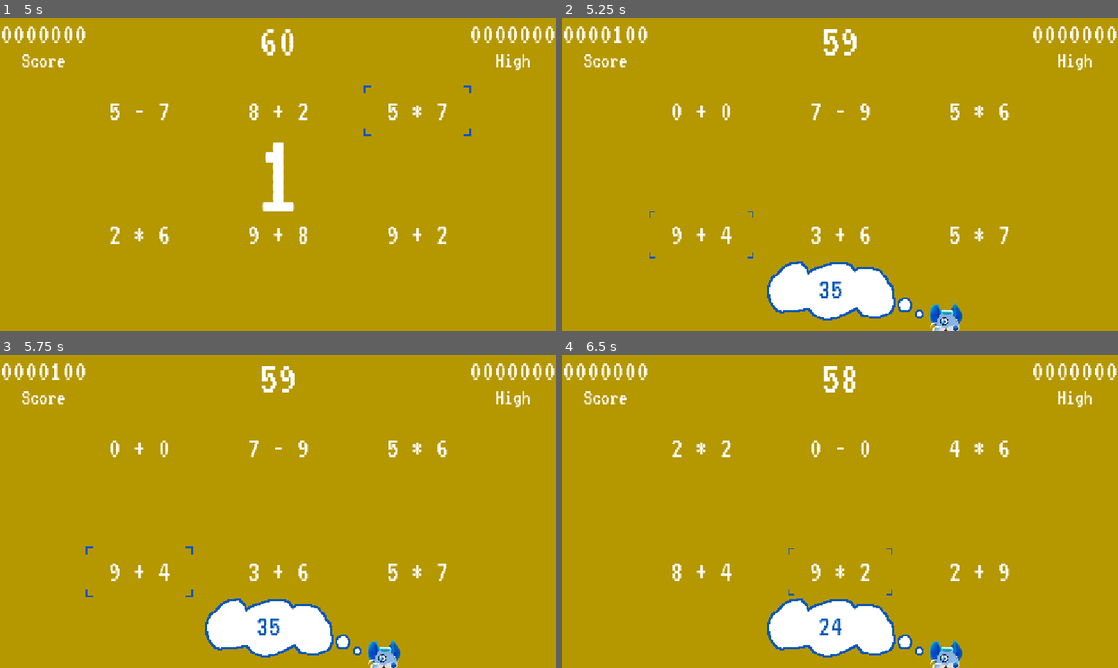
Above: before the commit, frames 1-4 (two rows, left to right).
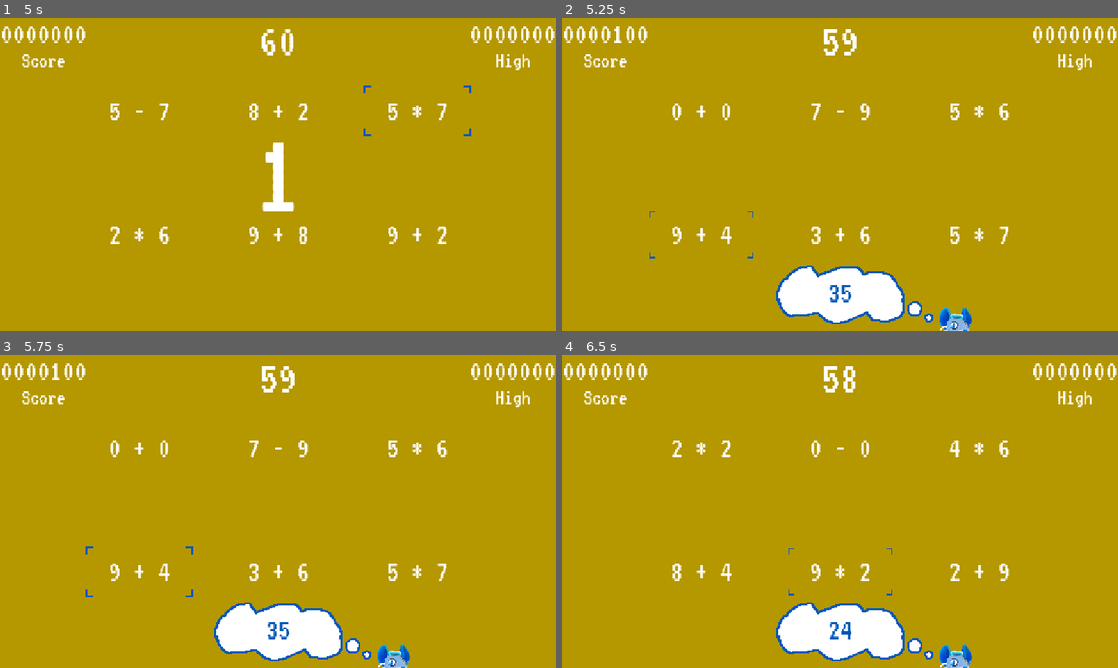
Above: after the commit, the same moments.

Repository: sdepouw/mathematics-and-cheese
Game: Godot game, scene res://Scenes/Root/root.tscn
The game is run twice, just before and just after one commit, with the same random seed, the same clock (stepped at 60 frames per second) and the same inputs.
Inputs (mouse positions are in pixels of both pictures, inside the frame that each line leads up to):
- Up to frame 1 (5 s): tap Enter at 0.5 s; move the mouse to (400, 158) at 0.52 s; hold D (move_right) 0.53-1.28 s; tap Space (confirm) at 0.6, 1.25, 1.35, 2.75, 2.85, 3.5, 3.6, 4.35 s; click (400, 158) at 0.67 s; move the mouse to (166, 190) at 1.27 s; hold S (move_down) 1.28-2 s; click "Start Game" at 2 s; move the mouse to (139, 111) at 2.77 s; hold D (move_right) 2.78-3.53 s; click (139, 111) at 2.92 s; move the mouse to (278, 111) at 3.52 s; hold W (move_up) 3.53-4.28 s; click (278, 111) at 3.67 s; move the mouse to (417, 111) at 4.27 s; hold A (move_left) from 4.28 s (still down); click (417, 111) at 4.42 s
- Up to frame 2 (5.25 s): keep holding A (move_left); tap Space (confirm) at 5, 5.1 s; move the mouse to (701, 233) at 5.02 s; click (701, 233) at 5.17 s
- Up to frame 3 (5.75 s): keep holding A (move_left)
- Up to frame 4 (6.5 s): move the mouse to (840, 570) at 5.77 s; release A (move_left) at 5.78 s; hold S (move_down) from 5.78 s (still down); tap Space (confirm) at 5.85 s; click (840, 570) at 5.92 s

Frame 1 is identical in both runs. In frame 2, 2.3% of the frame differs, in the area x 36-74%, y 77-100%; in frame 3, 2.3%; in frame 4, 2.3%.

Commit message:
Extract 'Bluey Answer' scene
Contains the answer display, Bluey, and Bluey's thought bubble

Diff:
--- /dev/null
+++ b/Game/Scenes/BlueyAnswer/bluey_answer.gd
@@ -0,0 +1,9 @@
+@icon("res://bluey.png")
+class_name BlueyAnswer
+extends Node2D
+
+@onready var _answer_label: Label = $ThoughtBubbleSprite/AnswerLabel
+
+## Sets the value Bluey is thinking of
+func set_answer(answer: int) -> void:
+  _answer_label.text = str(answer)
--- /dev/null
+++ b/Game/Scenes/BlueyAnswer/bluey_answer.tscn
@@ -0,0 +1,66 @@
+[gd_scene load_steps=8 format=3 uid="uid://bya2bspfpyt0c"]
+
+[ext_resource type="Texture2D" uid="uid://dklqwpc1h5akg" path="res://Assets/Art/thought_bubble_sheet.png" id="1_46xgr"]
+[ext_resource type="Script" uid="uid://c6xg6ptakmxqt" path="res://Scenes/BlueyAnswer/bluey_answer.gd" id="1_rct2w"]
+[ext_resource type="Texture2D" uid="uid://dq1gwfal68ugg" path="res://bluey.png" id="2_rct2w"]
+
+[sub_resource type="AtlasTexture" id="AtlasTexture_xfil1"]
+atlas = ExtResource("1_46xgr")
+region = Rect2(0, 0, 400, 150)
+
+[sub_resource type="AtlasTexture" id="AtlasTexture_huoen"]
+atlas = ExtResource("1_46xgr")
+region = Rect2(400, 0, 400, 150)
+
+[sub_resource type="AtlasTexture" id="AtlasTexture_7jvlm"]
+atlas = ExtResource("1_46xgr")
+region = Rect2(800, 0, 400, 150)
+
+[sub_resource type="SpriteFrames" id="SpriteFrames_oymkd"]
+animations = [{
+"frames": [{
+"duration": 1.0,
+"texture": SubResource("AtlasTexture_xfil1")
+}, {
+"duration": 1.0,
+"texture": SubResource("AtlasTexture_huoen")
+}, {
+"duration": 1.0,
+"texture": SubResource("AtlasTexture_7jvlm")
+}],
+"loop": true,
+"name": &"thinking",
+"speed": 5.0
+}]
+
+[node name="BlueyAnswer" type="Node2D"]
+script = ExtResource("1_rct2w")
+
+[node name="ThoughtBubbleSprite" type="AnimatedSprite2D" parent="."]
+sprite_frames = SubResource("SpriteFrames_oymkd")
+animation = &"thinking"
+autoplay = "thinking"
+metadata/_edit_group_ = true
+
+[node name="AnswerLabel" type="Label" parent="ThoughtBubbleSprite"]
+anchors_preset = 8
+anchor_left = 0.5
+anchor_top = 0.5
+anchor_right = 0.5
+anchor_bottom = 0.5
+offset_left = -329.5
+offset_top = -115.0
+offset_right = -150.5
+offset_bottom = -50.0
+grow_horizontal = 2
+grow_vertical = 2
+theme_override_colors/font_color = Color(0, 0.341176, 0.72549, 1)
+text = "1"
+horizontal_alignment = 1
+vertical_alignment = 1
+metadata/_edit_use_anchors_ = true
+
+[node name="BlueySprite" type="Sprite2D" parent="ThoughtBubbleSprite"]
+position = Vector2(200, 58.0001)
+scale = Vector2(0.273437, 0.273437)
+texture = ExtResource("2_rct2w")
--- a/Game/Scenes/Game/game.gd
+++ b/Game/Scenes/Game/game.gd
@@ -7,7 +7,7 @@
 signal game_ended()
 
 @onready var _equation_board: EquationBoard = $EquationBoard
-@onready var _answer_to_hit_label: Label = $ThoughtBubbleSprite/AnswerToHitLabel
+@onready var _bluey: BlueyAnswer = $BlueyAnswer
 @onready var _hud: HUD = $HUD
 @onready var _game_timer: Timer = $GameTimer
 @onready var _countdown_timer: Timer = $CountdownTimer
@@ -22,7 +22,7 @@
 var _answer_to_hit: int:
   set(value):
     _answer_to_hit = value
-    _answer_to_hit_label.text = str(value)
+    _bluey.set_answer(value)
 var _game_on: bool
 
 # Scoring
--- a/Game/Scenes/Game/game.tscn
+++ b/Game/Scenes/Game/game.tscn
@@ -1,42 +1,12 @@
-[gd_scene load_steps=15 format=3 uid="uid://55o2ddpjh5ds"]
+[gd_scene load_steps=10 format=3 uid="uid://55o2ddpjh5ds"]
 
 [ext_resource type="Script" uid="uid://lv7n6cdct43x" path="res://Scenes/Game/game.gd" id="1_i1e5p"]
 [ext_resource type="PackedScene" uid="uid://cfdil1vt2522f" path="res://Scenes/HUD/hud.tscn" id="2_i1e5p"]
 [ext_resource type="PackedScene" uid="uid://c5b1rrrdeysj3" path="res://Scenes/EquationBoard/equation_board.tscn" id="3_flgk0"]
-[ext_resource type="Texture2D" uid="uid://dklqwpc1h5akg" path="res://Assets/Art/thought_bubble_sheet.png" id="4_vifcx"]
+[ext_resource type="PackedScene" uid="uid://bya2bspfpyt0c" path="res://Scenes/BlueyAnswer/bluey_answer.tscn" id="4_vifcx"]
 [ext_resource type="AudioStream" uid="uid://7cc2l76edtum" path="res://Assets/Sounds/wrong.wav" id="5_ciybh"]
 [ext_resource type="PackedScene" uid="uid://csme42t8hpnid" path="res://Scenes/PauseScreen/pause_screen.tscn" id="6_flgk0"]
 [ext_resource type="AudioStream" uid="uid://c42nkfhvunfly" path="res://Assets/Sounds/correct.wav" id="6_vifcx"]
-[ext_resource type="Texture2D" uid="uid://dq1gwfal68ugg" path="res://bluey.png" id="8_xfil1"]
-
-[sub_resource type="AtlasTexture" id="AtlasTexture_xfil1"]
-atlas = ExtResource("4_vifcx")
-region = Rect2(0, 0, 400, 150)
-
-[sub_resource type="AtlasTexture" id="AtlasTexture_huoen"]
-atlas = ExtResource("4_vifcx")
-region = Rect2(400, 0, 400, 150)
-
-[sub_resource type="AtlasTexture" id="AtlasTexture_7jvlm"]
-atlas = ExtResource("4_vifcx")
-region = Rect2(800, 0, 400, 150)
-
-[sub_resource type="SpriteFrames" id="SpriteFrames_qtymf"]
-animations = [{
-"frames": [{
-"duration": 1.0,
-"texture": SubResource("AtlasTexture_xfil1")
-}, {
-"duration": 1.0,
-"texture": SubResource("AtlasTexture_huoen")
-}, {
-"duration": 1.0,
-"texture": SubResource("AtlasTexture_7jvlm")
-}],
-"loop": true,
-"name": &"thinking",
-"speed": 5.0
-}]
 
 [sub_resource type="InputEventAction" id="InputEventAction_ciybh"]
 action = &"confirm"
@@ -58,34 +28,6 @@
 [node name="EquationBoard" parent="." instance=ExtResource("3_flgk0")]
 position = Vector2(288, 192)
 
-[node name="ThoughtBubbleSprite" type="AnimatedSprite2D" parent="." groups=["GamePieces"]]
-position = Vector2(596, 568)
-sprite_frames = SubResource("SpriteFrames_qtymf")
-animation = &"thinking"
-autoplay = "thinking"
-
-[node name="AnswerToHitLabel" type="Label" parent="ThoughtBubbleSprite" groups=["GamePieces"]]
-anchors_preset = 8
-anchor_left = 0.5
-anchor_top = 0.5
-anchor_right = 0.5
-anchor_bottom = 0.5
-offset_left = -329.5
-offset_top = -115.0
-offset_right = -150.5
-offset_bottom = -50.0
-grow_horizontal = 2
-grow_vertical = 2
-theme_override_colors/font_color = Color(0, 0.341176, 0.72549, 1)
-text = "1"
-horizontal_alignment = 1
-vertical_alignment = 1
-
-[node name="BlueySprite" type="Sprite2D" parent="." groups=["GamePieces"]]
-position = Vector2(796, 626)
-scale = Vector2(0.273437, 0.273437)
-texture = ExtResource("8_xfil1")
-
 [node name="GameOverLabel" type="Label" parent="." groups=["GameOverPieces"]]
 visible = false
 anchors_preset = 15
@@ -96,6 +38,9 @@
 text = "A Cheesy Delight!"
 horizontal_alignment = 1
 vertical_alignment = 1
+
+[node name="BlueyAnswer" parent="." groups=["GamePieces"] instance=ExtResource("4_vifcx")]
+position = Vector2(616, 576)
 
 [node name="RestartButton" type="Button" parent="." groups=["GameOverPieces"]]
 visible = false
Not shown, added: Game/Scenes/BlueyAnswer/bluey_answer.gd.uid
